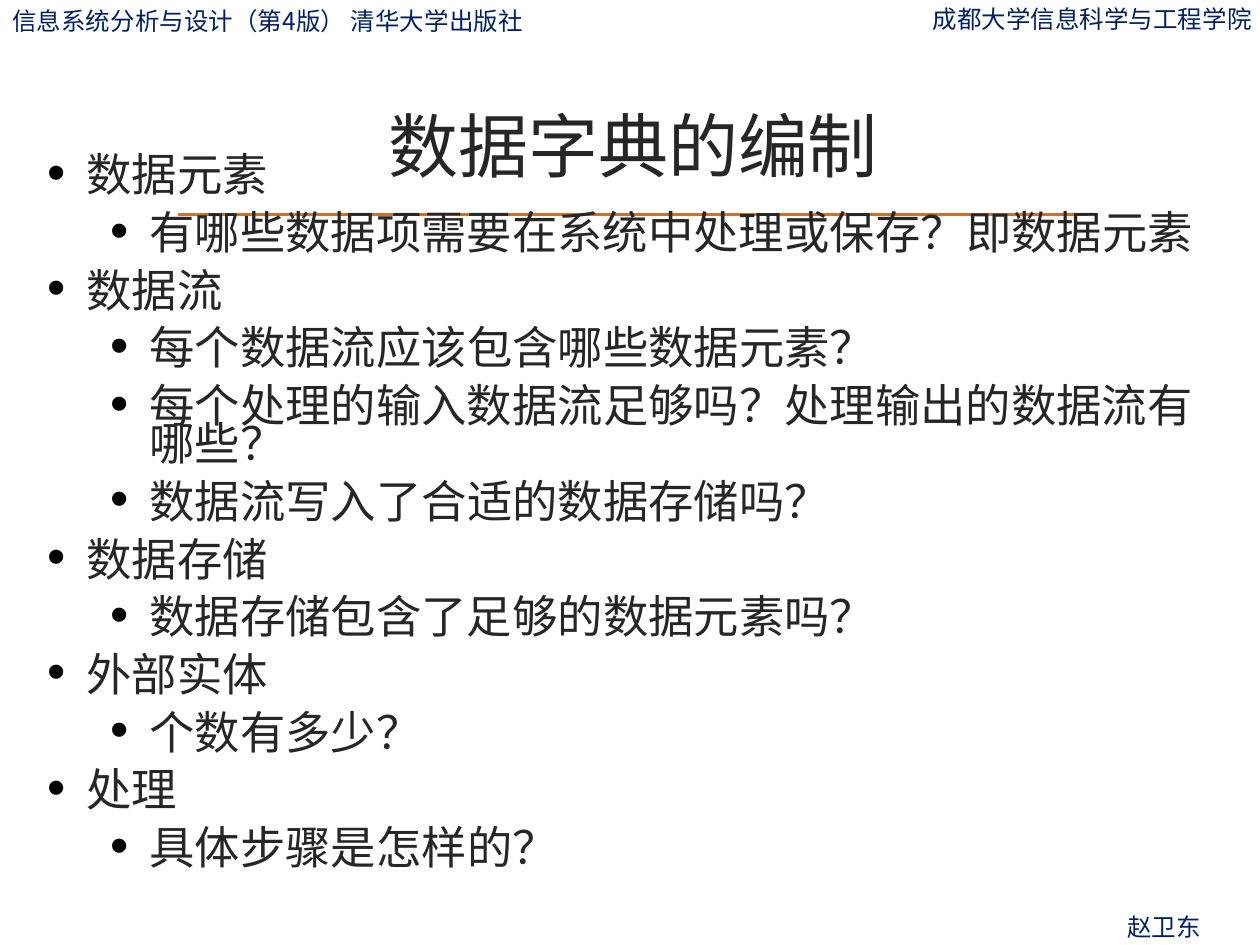
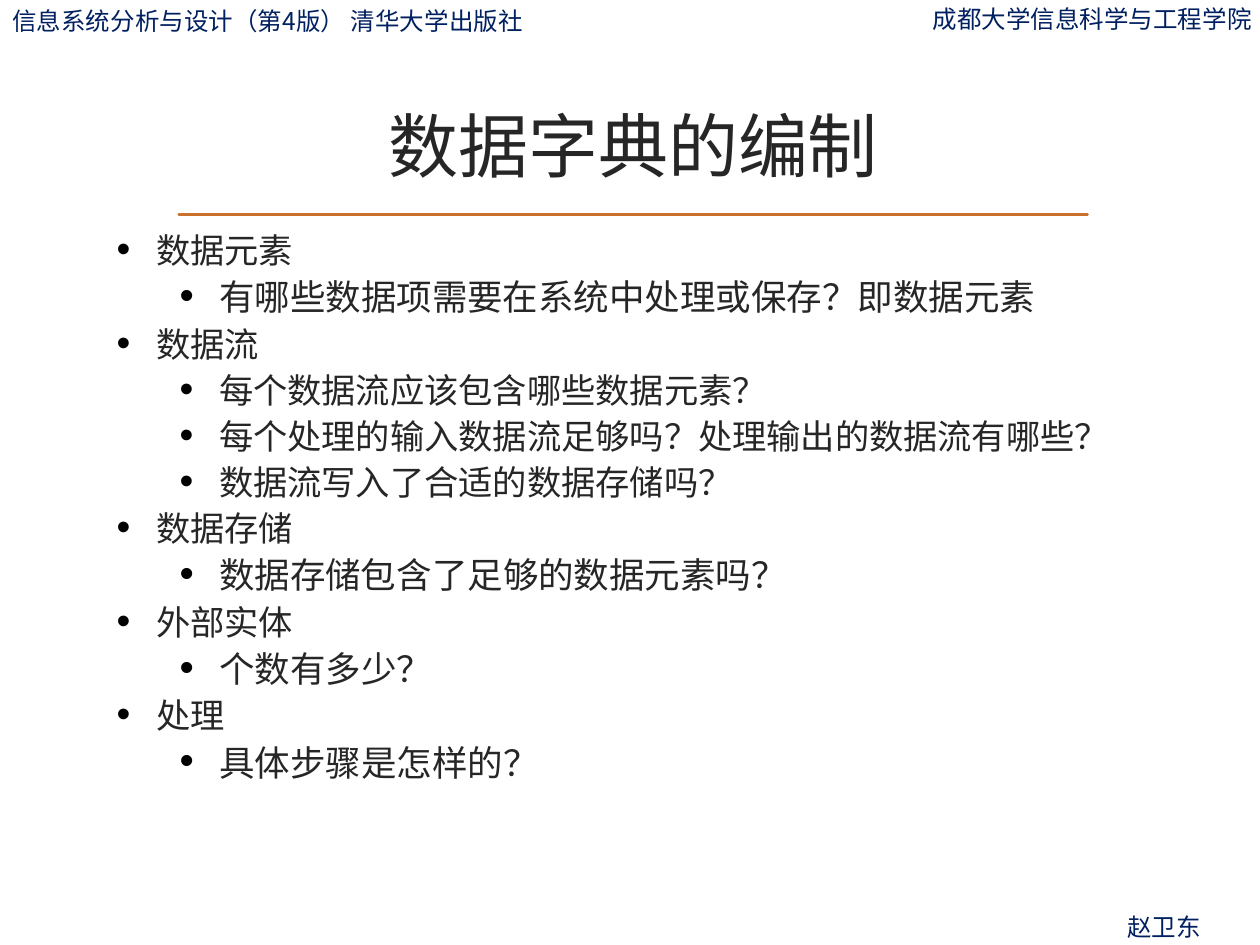
Before and after one commit to ylfagh/is_analysis-1, a slide deck: slide 102 of ppt/第6章-流程建模.pptx. Drawn at 1260x945 pixels with LibreOffice and Linux fonts; fonts in the diff are those of the drawing; background and template pictures are left out. Boxes give left, top, right and bottom in pixels: in the first picture for what was removed or moved away, otherwise in the second. Text is boxed around its words. In the diff, an @@ line names an element or a change of style, - is before the commit and + after.

```diff
--- a/ppt/第6章-流程建模.pptx
+++ b/ppt/第6章-流程建模.pptx
@@ text "数据元素": place and size @@
-text "数据元素" at bbox=[87, 153, 1193, 868]
+text "数据元素" at bbox=[156, 234, 1109, 779]
@@ text "数据元素" at bbox=[156, 234, 1109, 779]: size 25.9 to 19.6 pt in "数据元素", "数据流", "每个数据流应该包含哪些数据元素？", "每个处理的输入数据流足够吗？处理输出的数据流有哪些？" and 4 more places; size 25.9 to 20.3 pt in "有哪些数据项需要在系统中处理或保存？即数据元素", "数据存储包含了足够的数据元素吗？", "个数有多少？", "具体步骤是怎样的？"; less space between paragraphs @@
```
Also in this commit, not shown: 51 other slides changed, 30 slides removed.
